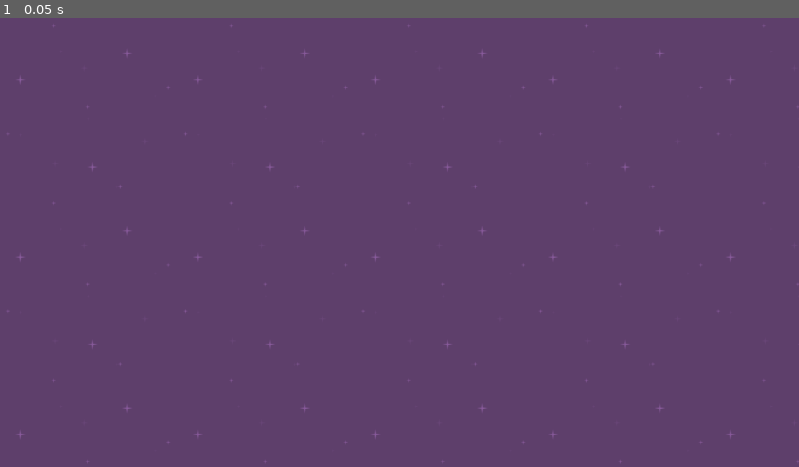
Above: before the commit, frame 1.
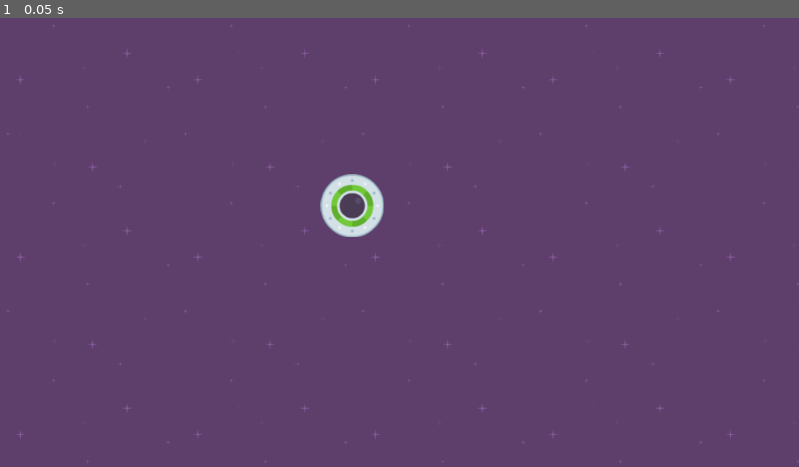
Above: after the commit, the same moment.

Repository: ty-n-42/Speedy-Saucer
Game: Godot game, scene res://levels/level_1.tscn
The game is run twice, just before and just after one commit, with the same random seed, the same clock (stepped at 60 frames per second) and the same inputs.
Inputs:
- Up to frame 1 (0.05 s): no input

The runs differ from the first frame. In frame 1, 0.8% of the frame differs, in the area x 40-49%, y 34-49%.

Commit message:
updated z order of background so the player is always in front

Diff:
--- a/levels/level_1.tscn
+++ b/levels/level_1.tscn
@@ -1,11 +1,16 @@
-[gd_scene load_steps=2 format=3 uid="uid://b1avlf1wbdl2s"]
+[gd_scene load_steps=3 format=3 uid="uid://b1avlf1wbdl2s"]
 
 [ext_resource type="Texture2D" uid="uid://f4mycljo73c0" path="res://assets/purple.png" id="1_midwt"]
+[ext_resource type="PackedScene" uid="uid://c5ywdl3g1mr3n" path="res://levels/player.tscn" id="2_p8vqw"]
 
 [node name="Level1" type="Node2D"]
 
 [node name="Background" type="TextureRect" parent="."]
+z_index = -100
 offset_right = 1152.0
 offset_bottom = 648.0
 texture = ExtResource("1_midwt")
 stretch_mode = 1
+
+[node name="Player" parent="." instance=ExtResource("2_p8vqw")]
+position = Vector2(508, 271)
